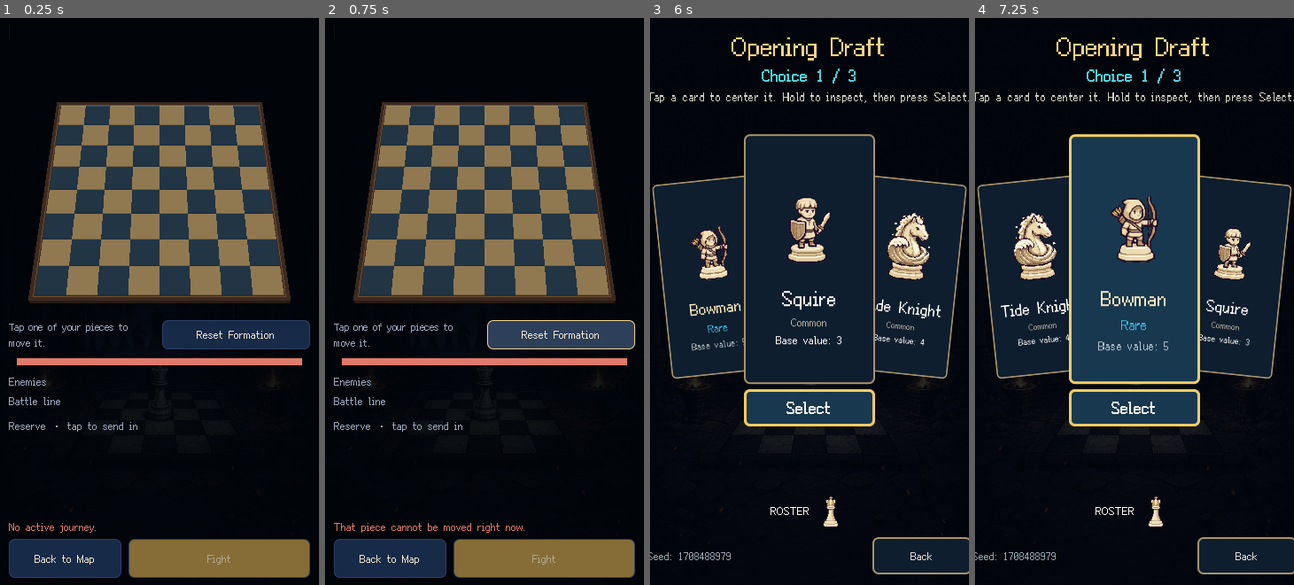
Above: before the commit, frames 1-4 (left to right).
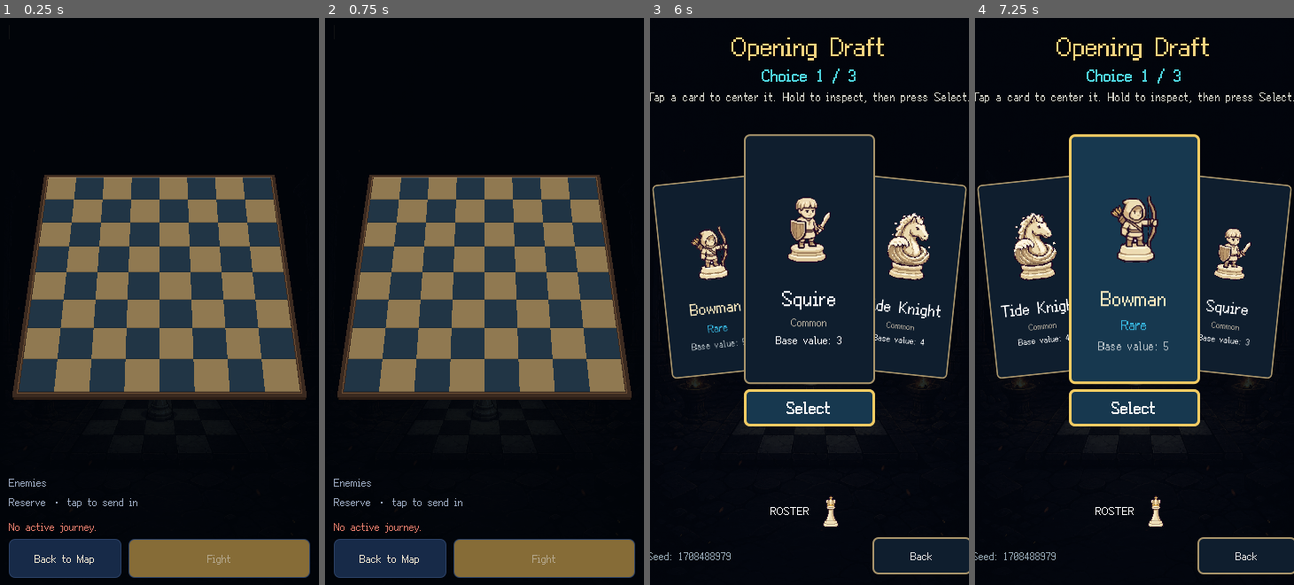
Above: after the commit, the same moments.

Repository: CapJunkrat/pixelking
Game: Godot game, scene res://scenes/run/PreBattleScene.tscn
The game is run twice, just before and just after one commit, with the same random seed, the same clock (stepped at 60 frames per second) and the same inputs. This scene is started directly instead of the project's main scene. Sound files missing from this copy of the repository are replaced by a short silence.
Inputs (mouse positions are in pixels of both pictures, inside the frame that each line leads up to):
- Up to frame 1 (0.25 s): no input
- Up to frame 2 (0.75 s): click (561, 335) at 0.5 s, where only the run before the commit has a clickable "Reset Formation"
- Up to frame 3 (6 s): click "Back to Map" at 1.25 s; click "OK" at 2 s; click "Manage Roster" at 2.75 s; click "Return to Journey" at 3.5 s; move the mouse to (879, 273) at 4.27 s; click (879, 273) at 4.42 s; drag from (745, 329) to (793, 414) at 5.02 s; click (809, 352) at 5.75 s
- Up to frame 4 (7.25 s): click (1038, 278) at 6.5 s

The runs differ from the first frame. In frame 1, 37% of the frame differs, in the area x 2-98%, y 14-87%; in frame 2, 37%, in the area x 2-98%, y 14-91%; in frame 3, less than 0.1%; in frame 4, less than 0.1%.
Error after the commit: Invalid access to property or key 'deployment_state' on a base object of type 'Nil'. (res://scripts/run/PreBattleScene.gd:404)

Commit message:
feat: leaner pre-battle screen; the board is the battle line, reserve slots bench and swap
Co-Authored-By: Claude Opus 5.5 <noreply@anthropic.com>
Claude-Session: https://claude.ai/code/session_012w4X79Jp4FAdeJJxKLYmvh

Diff:
--- a/scripts/autoload/Localization.gd
+++ b/scripts/autoload/Localization.gd
@@ -297,10 +297,10 @@
 			"PREBATTLE_RESERVE": "Reserve · tap to send in",
 			"PREBATTLE_FORMATION_NOTE": "Pieces are placed for you (King in the middle, forward-only pieces in front, heavy pieces on the flanks) unless you arrange them yourself.",
 			"PREBATTLE_BACK": "Back to Map",
+			"PREBATTLE_LINE_COUNT": "On the board %d / %d",
 			"PREBATTLE_CLOSE_INFO": "Back to your line-up",
-			"PREBATTLE_ARRANGE_TIP": "Tap one of your pieces to move it.",
 			"PREBATTLE_AUTO_FORMATION": "Reset Formation",
-			"PREBATTLE_ARRANGE_HINT": "Now tap a square in your two ranks (or another piece to swap). Your layout is kept for this journey.",
+			"PREBATTLE_ARRANGE_HINT": "Tap a square in your two ranks to move it, or a reserve slot to bench it.",
 			"PREBATTLE_ARRANGE_ROWS": "Pieces can only stand in your bottom two ranks.",
 			"PREBATTLE_FIGHT": "Fight",
 			"PREBATTLE_POWER_MINE": "You %d",
--- a/scripts/run/PreBattleScene.gd
+++ b/scripts/run/PreBattleScene.gd
@@ -19,9 +19,8 @@
 const PATTERN_COLORS := {"move": Color("#3fb6d8"), "attack": Color("#e07a6a"), "both": Color("#b07ae0")}
 const PATTERN_SIZE := 7
 const LINEUP_SLOTS := 6
-## The line-up and the enemy explanation share this much height, so swapping them
-## never moves the board.
-const LINEUP_HEIGHT := 136.0
+## Height of the enemy explanation, which scrolls when it is longer.
+const LINEUP_HEIGHT := 120.0
 
 @onready var run_manager: AppRunManager = get_node("/root/RunManager") as AppRunManager
 @onready var piece_skin_manager: Node = get_node("/root/PieceSkinManager")
@@ -30,22 +29,16 @@
 var tier_label: Label = null
 var layer_label: Label = null
 var limit_label: Label = null
-var power_me: Label = null
-var power_foe: Label = null
-var power_fill: ColorRect = null
-var power_track: Control = null
 var foe_box: HFlowContainer = null
 var pattern_panel: PanelContainer = null
 ## Holds the enemy piece explanation; shown instead of the line-up while one is chosen.
 var pattern_scroll: ScrollContainer = null
 var lineup_box: VBoxContainer = null
 var count_label: Label = null
-var active_row: HBoxContainer = null
 var bench_row: HBoxContainer = null
 var status_label: Label = null
 var back_button: Button = null
 var fight_button: Button = null
-var auto_button: Button = null
 var focus_id: String = ""
 ## Arranging by hand is always on: tap one of your pieces, then a square in your two
 ## ranks. 0 while no piece is picked up.
@@ -102,43 +95,6 @@
 	board_view.square_pressed.connect(_on_square_pressed)
 	layout.add_child(board_view)
 
-	var arrange_row: HBoxContainer = HBoxContainer.new()
-	arrange_row.name = "ArrangeRow"
-	arrange_row.add_theme_constant_override("separation", 6)
-	var arrange_hint: Label = _label(_text("PREBATTLE_ARRANGE_TIP"), 11, MUTED)
-	arrange_hint.name = "ArrangeHint"
-	arrange_hint.size_flags_horizontal = Control.SIZE_EXPAND_FILL
-	arrange_hint.vertical_alignment = VERTICAL_ALIGNMENT_CENTER
-	arrange_hint.autowrap_mode = TextServer.AUTOWRAP_WORD_SMART
-	auto_button = _button(_text("PREBATTLE_AUTO_FORMATION"), PANEL_2, LINE, INK)
-	auto_button.name = "AutoFormationButton"
-	auto_button.custom_minimum_size = Vector2(0, 32)
-	auto_button.pressed.connect(_reset_formation)
-	arrange_row.add_child(arrange_hint)
-	arrange_row.add_child(auto_button)
-	layout.add_child(arrange_row)
-
-	var power: HBoxContainer = HBoxContainer.new()
-	power.add_theme_constant_override("separation", 8)
-	power_me = _label("", 12, INK)
-	power_foe = _label("", 12, INK)
-	power_track = Control.new()
-	power_track.custom_minimum_size = Vector2(0, 8)
-	power_track.size_flags_horizontal = Control.SIZE_EXPAND_FILL
-	power_track.size_flags_vertical = Control.SIZE_SHRINK_CENTER
-	var track_bg: ColorRect = ColorRect.new()
-	track_bg.color = ENEMY
-	track_bg.set_anchors_preset(Control.PRESET_FULL_RECT)
-	power_track.add_child(track_bg)
-	power_fill = ColorRect.new()
-	power_fill.color = TEAL
-	power_fill.anchor_bottom = 1.0
-	power_track.add_child(power_fill)
-	power.add_child(power_me)
-	power.add_child(power_track)
-	power.add_child(power_foe)
-	layout.add_child(power)
-
 	# No page scroll: the enemy explanation takes the line-up's place while it is open,
 	# and only the explanation itself scrolls when it is long.
 	var details: VBoxContainer = VBoxContainer.new()
@@ -174,20 +130,17 @@
 
 	lineup_box = VBoxContainer.new()
 	lineup_box.name = "Lineup"
-	lineup_box.custom_minimum_size = Vector2(0, LINEUP_HEIGHT)
 	lineup_box.add_theme_constant_override("separation", 6)
+	# Your battle line is the board itself; only the reserve is listed. Pick up a piece
+	# on the board and tap a reserve slot to bench it (or swap it with that piece).
 	var lineup_head: HBoxContainer = HBoxContainer.new()
-	var lineup_title: Label = _label(_text("PREBATTLE_LINEUP"), 12, MUTED)
+	var lineup_title: Label = _label(_text("PREBATTLE_RESERVE"), 12, MUTED)
 	lineup_title.size_flags_horizontal = Control.SIZE_EXPAND_FILL
 	lineup_head.add_child(lineup_title)
 	count_label = _label("", 12, INK)
+	count_label.name = "LineCount"
 	lineup_head.add_child(count_label)
 	lineup_box.add_child(lineup_head)
-	active_row = HBoxContainer.new()
-	active_row.name = "ActiveRow"
-	active_row.add_theme_constant_override("separation", 5)
-	lineup_box.add_child(active_row)
-	lineup_box.add_child(_label(_text("PREBATTLE_RESERVE"), 12, MUTED))
 	bench_row = HBoxContainer.new()
 	bench_row.name = "ReserveRow"
 	bench_row.add_theme_constant_override("separation", 5)
@@ -264,7 +217,6 @@
 	if node != null and run.map_state != null:
 		layer_label.text = _text("MAP_PROGRESS") % [node.layer_index + 1, run.map_state.total_layers]
 	_render_board()
-	_render_power()
 	_render_foes()
 	_render_pattern()
 	limit_label.visible = encounter != null and encounter.turn_limit > 0
@@ -291,21 +243,6 @@
 		pieces[deployment.player_position(instance_id)] = {"texture": _texture(&"white", String(piece.piece_def_id)), "player": true}
 	board_view.show_position(deployment.board_size, pieces, focus_square)
 
-func _render_power() -> void:
-	var mine: int = 0
-	for instance_id: int in run_manager.current_run.active_piece_ids:
-		var piece: PieceInstanceState = run_manager.current_run.get_piece_state(instance_id)
-		if piece != null and not piece.is_king:
-			mine += PieceDefDatabase.get_def(String(piece.piece_def_id)).base_value
-	var theirs: int = 0
-	for placement: Dictionary in run_manager.current_run.deployment_state.enemy_placements:
-		var definition: PieceDef = PieceDefDatabase.get_def(str(placement.get("piece_def_id", "")))
-		if definition != null and not definition.is_king:
-			theirs += definition.base_value
-	power_me.text = _text("PREBATTLE_POWER_MINE") % mine
-	power_foe.text = _text("PREBATTLE_POWER_THEIRS") % theirs
-	power_fill.anchor_right = float(mine) / float(maxi(1, mine + theirs))
-
 func _render_foes() -> void:
 	for child: Node in foe_box.get_children():
 		child.queue_free()
@@ -322,10 +259,10 @@
 		chip.icon = _texture(&"black", id)
 		chip.custom_minimum_size = Vector2(36, 36)
 		chip.add_theme_constant_override("icon_max_width", 28)
-		chip.add_theme_font_size_override("font_size", 10)
 		chip.tooltip_text = _piece_name(id)
-		# Icons only; the name is in the explanation. A count marks repeated pieces.
-		chip.text = "×%d" % counts[id] if int(counts[id]) > 1 else ""
+		# Icons only: the name is in the explanation.
+		chip.expand_icon = true
+		chip.icon_alignment = HORIZONTAL_ALIGNMENT_CENTER
 		chip.toggle_mode = true
 		chip.button_pressed = id == focus_id
 		var selected: bool = id == focus_id
@@ -387,25 +324,29 @@
 	pattern_panel.add_child(column)
 
 func _render_lineup() -> void:
-	for row: HBoxContainer in [active_row, bench_row]:
-		for child: Node in row.get_children():
-			child.queue_free()
+	for child: Node in bench_row.get_children():
+		bench_row.remove_child(child)
+		child.queue_free()
 	var run: RunState = run_manager.current_run
-	var active_count: int = 0
-	for instance_id: int in run.active_piece_ids:
-		var piece: PieceInstanceState = run.get_piece_state(instance_id)
-		if piece == null:
-			continue
-		if not piece.is_king:
-			active_count += 1
-		active_row.add_child(_slot(piece, true))
-	for _i: int in range(active_row.get_child_count(), LINEUP_SLOTS):
-		active_row.add_child(_slot(null, true))
 	for instance_id: int in run.reserve_piece_ids:
 		bench_row.add_child(_slot(run.get_piece_state(instance_id), false))
-	for _i: int in range(bench_row.get_child_count(), LINEUP_SLOTS):
-		bench_row.add_child(_slot(null, false))
-	count_label.text = "%d / %d" % [active_count, run_manager.current_run.max_active_pieces()]
+	for index: int in range(bench_row.get_child_count(), LINEUP_SLOTS):
+		bench_row.add_child(_empty_reserve_slot(index))
+	count_label.text = _text("PREBATTLE_LINE_COUNT") % [_active_non_king(), run.max_active_pieces()]
+
+## An open reserve place. With a piece picked up on the board, tapping it benches it.
+func _empty_reserve_slot(index: int) -> Button:
+	var button: Button = Button.new()
+	button.name = "ReserveSlot_%d" % index
+	button.custom_minimum_size = Vector2(44, 44)
+	button.size_flags_horizontal = Control.SIZE_EXPAND_FILL
+	var holding: bool = _holding_benchable()
+	var border: Color = GOLD_SOFT if holding else LINE
+	for state: String in ["normal", "hover", "pressed", "focus", "disabled"]:
+		button.add_theme_stylebox_override(state, _box(Color(PANEL_2, 0.4), border, 6))
+	button.disabled = not holding
+	button.pressed.connect(_bench_held)
+	return button
 
 func _slot(piece: PieceInstanceState, active: bool) -> Button:
 	var button: Button = Button.new()
@@ -427,12 +368,14 @@
 	elif active:
 		border = TEAL
 		fill = Color("#12333a")
+	elif _holding_benchable():
+		border = GOLD_SOFT
 	for state: String in ["normal", "hover", "pressed", "focus", "disabled"]:
 		button.add_theme_stylebox_override(state, _box(fill if state != "hover" else fill.lightened(0.08), border if state != "hover" else GOLD_SOFT, 6))
 	if piece.is_king:
 		button.disabled = true
 	else:
-		button.pressed.connect(_toggle_piece.bind(piece.instance_id, not active))
+		button.pressed.connect(_on_reserve_pressed.bind(piece.instance_id))
 	return button
 
 # --- actions ------------------------------------------------------------------------
@@ -467,6 +410,7 @@
 		_show_status(_text("PREBATTLE_ARRANGE_HINT"))
 		status_label.add_theme_color_override("font_color", GOLD_SOFT)
 		_render_board()
+		_render_lineup()
 		return true
 	if own == arrange_selected:
 		_put_down()
@@ -484,12 +428,42 @@
 	status_label.visible = false
 	status_label.add_theme_color_override("font_color", ENEMY)
 	_render_board()
-
-func _reset_formation() -> void:
-	if run_manager.reset_deployment_formation() != OK:
-		_show_status(_text("PREBATTLE_LINEUP_ERROR"))
-		return
-	_put_down()
+	_render_lineup()
+
+func _holding_benchable() -> bool:
+	if arrange_selected <= 0:
+		return false
+	var piece: PieceInstanceState = run_manager.current_run.get_piece_state(arrange_selected)
+	return piece != null and not piece.is_king
+
+## Sends the piece in hand to the reserve.
+func _bench_held() -> void:
+	if not _holding_benchable():
+		return
+	var held: int = arrange_selected
+	arrange_selected = 0
+	status_label.add_theme_color_override("font_color", ENEMY)
+	_toggle_piece(held, false)
+
+## A reserve piece: swapped with the piece in hand onto its square, or sent into the line.
+func _on_reserve_pressed(instance_id: int) -> void:
+	if not _holding_benchable():
+		_toggle_piece(instance_id, true)
+		return
+	var held: int = arrange_selected
+	var square: Vector2i = run_manager.current_run.deployment_state.player_position(held)
+	arrange_selected = 0
+	status_label.add_theme_color_override("font_color", ENEMY)
+	var reserve_full: bool = run_manager.current_run.reserve_piece_ids.size() >= RunState.MAX_RESERVE_PIECES
+	var order: Array = [[instance_id, true], [held, false]] if reserve_full else [[held, false], [instance_id, true]]
+	for step: Array in order:
+		if run_manager.move_roster_piece(int(step[0]), bool(step[1])) != OK:
+			_show_status(_text("PREBATTLE_LINEUP_ERROR"))
+			_render()
+			return
+	run_manager.move_deployed_piece(instance_id, square)
+	status_label.visible = false
+	_render()
 
 func _toggle_piece(instance_id: int, to_active: bool) -> void:
 	if to_active and _active_non_king() >= run_manager.current_run.max_active_pieces():
--- a/scripts/tests/scenes/test_prebattle_scene.gd
+++ b/scripts/tests/scenes/test_prebattle_scene.gd
@@ -37,7 +37,8 @@
 	_expect(preview.get_node_or_null("SafeArea/Layout/TitleLabel") == null, "the redundant title and description are gone")
 	var chips: HFlowContainer = details.find_child("EnemyPieces", true, false) as HFlowContainer
 	_expect(chips != null and chips.get_child_count() > 0, "enemy pieces are listed")
-	_expect((chips.get_child(0) as Button).text.is_empty() or (chips.get_child(0) as Button).text.begins_with("×"), "enemy pieces show icons, not names")
+	_expect((chips.get_child(0) as Button).text.is_empty(), "enemy pieces show only icons, with no name or count")
+	_expect(details.find_child("ActiveRow", true, false) == null and preview.find_child("ArrangeRow", true, false) == null, "no battle-line row, tip or reset button")
 	var pattern: PanelContainer = details.find_child("PiecePattern", true, false) as PanelContainer
 	var lineup: Control = details.find_child("Lineup", true, false) as Control
 	_expect(not pattern.visible and lineup.visible, "no piece is explained until one is chosen")
@@ -48,16 +49,34 @@
 	await process_frame
 	_expect(not pattern.visible and lineup.visible, "closing the explanation brings the line-up back")
 
-	# Send one piece to the reserve and back: the formation follows the line-up.
+	# Bench a piece from the board and bring it back: the board is the battle line.
 	var moved_id: int = manager.current_run.active_piece_ids[1]
+	var moved_square: Vector2i = manager.current_run.deployment_state.player_position(moved_id)
 	var reserve_row: HBoxContainer = details.find_child("ReserveRow", true, false) as HBoxContainer
-	var active_row: HBoxContainer = details.find_child("ActiveRow", true, false) as HBoxContainer
-	(active_row.get_node("Piece_%d" % moved_id) as Button).pressed.emit()
+	_expect((reserve_row.get_child(0) as Button).disabled, "empty reserve places wait until a piece is picked up")
+	board.square_pressed.emit(moved_square)
 	await process_frame
-	_expect(moved_id in manager.current_run.reserve_piece_ids and board.piece_count(true) == 3, "tapping a battle-line piece sends it to the reserve")
+	_expect(not (reserve_row.get_child(0) as Button).disabled, "picking up a piece opens the reserve places")
+	(reserve_row.get_child(0) as Button).pressed.emit()
+	await process_frame
+	_expect(moved_id in manager.current_run.reserve_piece_ids and board.piece_count(true) == 3, "tapping a reserve place benches the piece in hand")
 	(reserve_row.get_node("Piece_%d" % moved_id) as Button).pressed.emit()
 	await process_frame
 	_expect(moved_id in manager.current_run.active_piece_ids and manager.current_run.deployment_state.player_position(moved_id).y <= 1, "tapping a reserve piece sends it back in and places it")
+	# Swap: hold a board piece and tap a reserve piece; the newcomer takes its square.
+	var other_id: int = manager.current_run.active_piece_ids[2]
+	board.square_pressed.emit(manager.current_run.deployment_state.player_position(moved_id))
+	await process_frame
+	(reserve_row.get_child(0) as Button).pressed.emit()
+	await process_frame
+	var other_square: Vector2i = manager.current_run.deployment_state.player_position(other_id)
+	board.square_pressed.emit(other_square)
+	await process_frame
+	(reserve_row.get_node("Piece_%d" % moved_id) as Button).pressed.emit()
+	await process_frame
+	_expect(other_id in manager.current_run.reserve_piece_ids and manager.current_run.deployment_state.player_position(moved_id) == other_square, "a reserve piece swaps in onto the square of the piece in hand")
+	(reserve_row.get_node("Piece_%d" % other_id) as Button).pressed.emit()
+	await process_frame
 
 	# Arrange by hand: move the King one file left; the choice is kept for the Run.
 	_expect(preview.get_node_or_null("SafeArea/Layout/ArrangeRow/ArrangeButton") == null, "arranging needs no mode button")
@@ -70,14 +89,8 @@
 	await process_frame
 	_expect(manager.current_run.deployment_state.player_position(king_id) == Vector2i(3, 0), "arranging moves the King where the player taps")
 	_expect(DeploymentState.position_from_value(manager.current_run.preferred_positions.get(str(king_id), {})) == Vector2i(3, 0), "the hand-placed square is remembered for the Run")
-	(reserve_row.get_parent().get_node("ActiveRow").get_node("Piece_%d" % moved_id) as Button).pressed.emit()
-	await process_frame
-	_expect(manager.current_run.deployment_state.player_position(king_id) == Vector2i(3, 0), "changing the line-up keeps the hand-placed King")
-	(reserve_row.get_node("Piece_%d" % moved_id) as Button).pressed.emit()
-	await process_frame
-	(preview.get_node("SafeArea/Layout/ArrangeRow/AutoFormationButton") as Button).pressed.emit()
-	await process_frame
-	_expect(manager.current_run.deployment_state.player_position(king_id) == Vector2i(4, 0) and manager.current_run.preferred_positions.is_empty(), "Auto Formation forgets the hand-placed squares")
+	manager.reset_deployment_formation()
+	_expect(manager.current_run.preferred_positions.is_empty(), "the formation can still be reset by the game")
 
 	(preview.get_node("SafeArea/Layout/Actions/FightButton") as Button).pressed.emit()
 	await process_frame
